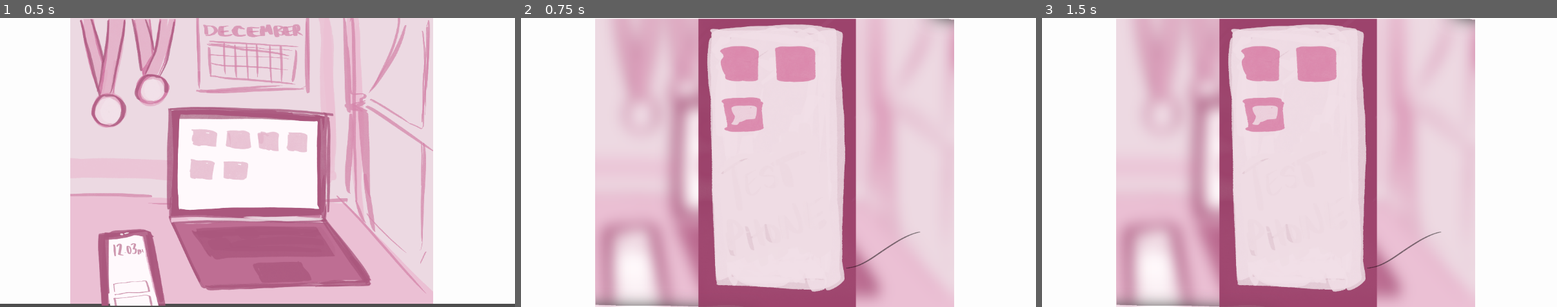
Above: before the commit, frames 1-3 (left to right).
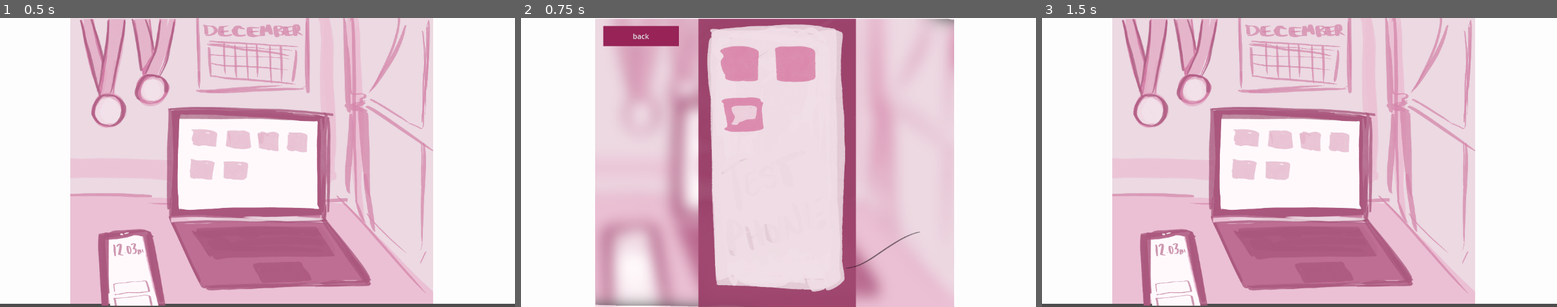
Above: after the commit, the same moments.

Repository: olivyang/vesica
Game: Godot game, scene res://desk/deskscreen.tscn
Two runs of this game, one before a commit and one after it. Both use one fixed random seed, a clock stepped at 60 frames per second and the inputs below. Before the commit the project starts from res://deskscreen.tscn.
Inputs (mouse positions are in pixels of both pictures, inside the frame that each line leads up to):
- Up to frame 1 (0.5 s): no input
- Up to frame 2 (0.75 s): click (793, 165) at 0.5 s
- Up to frame 3 (1.5 s): click (1160, 35) at 1.25 s, where only the run after the commit has a clickable "back"

Frame 1 is identical in both runs. In frame 2, 1.0% of the frame differs, in the area x 15-31%, y 2-10%; in frame 3, 40%, in the area x 0-100%, y 0-100%.

Commit message:
added back buttons and changed file structure

Diff:
--- a/deskscreen.gd
+++ b/desk/deskscreen.gd
@@ -11,13 +11,13 @@
 	pass
 
 func _on_laptop_pressed() -> void:
-	get_tree().change_scene_to_file("res://laptopscreen.tscn")
+	get_tree().change_scene_to_file("res://laptop/laptopscreen.tscn")
 	pass
 
 func _on_medals_pressed() -> void:
-	get_tree().change_scene_to_file("res://ecscreen.tscn")
+	get_tree().change_scene_to_file("res://extracurriculars/ecscreen.tscn")
 	pass
 
 func _on_phone_pressed() -> void:
-	get_tree().change_scene_to_file("res://phonescreen.tscn")
+	get_tree().change_scene_to_file("res://phone/phonescreen.tscn")
 	pass
--- a/deskscreen.tscn
+++ b/desk/deskscreen.tscn
@@ -1,6 +1,6 @@
 [gd_scene load_steps=6 format=3 uid="uid://cbh2av4rlu6cf"]
 
-[ext_resource type="Script" path="res://deskscreen.gd" id="1_f56vh"]
+[ext_resource type="Script" path="res://desk/deskscreen.gd" id="1_f56vh"]
 [ext_resource type="Texture2D" uid="uid://cr3dlpst86nnw" path="res://images/bg_t.png" id="2_tx0at"]
 [ext_resource type="Texture2D" uid="uid://xbpfs0py6r85" path="res://images/laptop_t.png" id="3_b85gf"]
 [ext_resource type="Texture2D" uid="uid://cd6be6onv6pck" path="res://images/medals_t.png" id="4_c7que"]
--- a/ecscreen.tscn
+++ /dev/null
@@ -1,14 +0,0 @@
-[gd_scene load_steps=2 format=3 uid="uid://dvlbqnflhkpy0"]
-
-[ext_resource type="Texture2D" uid="uid://d0opvnqrjf5br" path="res://images/ecbg_t.png" id="1_qo4xh"]
-
-[node name="ecmain" type="Node"]
-
-[node name="TextureRect" type="TextureRect" parent="."]
-anchors_preset = 15
-anchor_right = 1.0
-anchor_bottom = 1.0
-grow_horizontal = 2
-grow_vertical = 2
-texture = ExtResource("1_qo4xh")
-expand_mode = 2
--- /dev/null
+++ b/extracurriculars/ecscreen.gd
@@ -0,0 +1,11 @@
+extends Node
+
+
+# Called when the node enters the scene tree for the first time.
+func _ready() -> void:
+	pass # Replace with function body.
+
+
+# Called every frame. 'delta' is the elapsed time since the previous frame.
+func _process(delta: float) -> void:
+	pass
--- /dev/null
+++ b/extracurriculars/ecscreen.tscn
@@ -0,0 +1,33 @@
+[gd_scene load_steps=5 format=3 uid="uid://dvlbqnflhkpy0"]
+
+[ext_resource type="Texture2D" uid="uid://d0opvnqrjf5br" path="res://images/ecbg_t.png" id="1_qo4xh"]
+
+[sub_resource type="StyleBoxFlat" id="StyleBoxFlat_dkqxq"]
+bg_color = Color(0.862745, 0.552941, 0.686275, 1)
+
+[sub_resource type="StyleBoxFlat" id="StyleBoxFlat_vgj1h"]
+bg_color = Color(0.591048, 0.137772, 0.341337, 1)
+
+[sub_resource type="Theme" id="Theme_q8fwl"]
+Button/colors/font_color = Color(0.875, 0.875, 0.875, 1)
+Button/styles/hover_pressed = SubResource("StyleBoxFlat_dkqxq")
+Button/styles/normal = SubResource("StyleBoxFlat_vgj1h")
+
+[node name="ecmain" type="Node"]
+
+[node name="TextureRect" type="TextureRect" parent="."]
+anchors_preset = 15
+anchor_right = 1.0
+anchor_bottom = 1.0
+grow_horizontal = 2
+grow_vertical = 2
+texture = ExtResource("1_qo4xh")
+expand_mode = 2
+
+[node name="backbutton" type="Button" parent="."]
+offset_left = 184.0
+offset_top = 18.0
+offset_right = 353.0
+offset_bottom = 63.0
+theme = SubResource("Theme_q8fwl")
+text = "back"
--- /dev/null
+++ b/laptop/laptopscreen.gd
@@ -0,0 +1,11 @@
+extends Node
+
+
+# Called when the node enters the scene tree for the first time.
+func _ready() -> void:
+	pass # Replace with function body.
+
+
+# Called every frame. 'delta' is the elapsed time since the previous frame.
+func _process(delta: float) -> void:
+	pass
--- /dev/null
+++ b/laptop/laptopscreen.tscn
@@ -0,0 +1,33 @@
+[gd_scene load_steps=5 format=3 uid="uid://dummrkhdp26dx"]
+
+[ext_resource type="Texture2D" uid="uid://bqjtq2ky1fh04" path="res://images/laptopbg_t.png" id="1_l6tsa"]
+
+[sub_resource type="StyleBoxFlat" id="StyleBoxFlat_egp70"]
+bg_color = Color(0.862745, 0.552941, 0.686275, 1)
+
+[sub_resource type="StyleBoxFlat" id="StyleBoxFlat_hsvlp"]
+bg_color = Color(0.591048, 0.137772, 0.341337, 1)
+
+[sub_resource type="Theme" id="Theme_12nrn"]
+Button/colors/font_color = Color(0.875, 0.875, 0.875, 1)
+Button/styles/hover_pressed = SubResource("StyleBoxFlat_egp70")
+Button/styles/normal = SubResource("StyleBoxFlat_hsvlp")
+
+[node name="laptopmain" type="Node"]
+
+[node name="TextureRect" type="TextureRect" parent="."]
+anchors_preset = 15
+anchor_right = 1.0
+anchor_bottom = 1.0
+grow_horizontal = 2
+grow_vertical = 2
+texture = ExtResource("1_l6tsa")
+expand_mode = 2
+
+[node name="backbutton" type="Button" parent="."]
+offset_left = 184.0
+offset_top = 18.0
+offset_right = 353.0
+offset_bottom = 63.0
+theme = SubResource("Theme_12nrn")
+text = "back"
--- a/laptopscreen.tscn
+++ /dev/null
@@ -1,14 +0,0 @@
-[gd_scene load_steps=2 format=3 uid="uid://dummrkhdp26dx"]
-
-[ext_resource type="Texture2D" uid="uid://bqjtq2ky1fh04" path="res://images/laptopbg_t.png" id="1_l6tsa"]
-
-[node name="laptopmain" type="Node"]
-
-[node name="TextureRect" type="TextureRect" parent="."]
-anchors_preset = 15
-anchor_right = 1.0
-anchor_bottom = 1.0
-grow_horizontal = 2
-grow_vertical = 2
-texture = ExtResource("1_l6tsa")
-expand_mode = 2
--- /dev/null
+++ b/phone/phonescreen.gd
@@ -0,0 +1,16 @@
+extends Node
+
+
+# Called when the node enters the scene tree for the first time.
+func _ready() -> void:
+	pass # Replace with function body.
+
+
+# Called every frame. 'delta' is the elapsed time since the previous frame.
+func _process(delta: float) -> void:
+	pass
+
+
+func _on_backbutton_pressed() -> void:
+	get_tree().change_scene_to_file("res://desk/deskscreen.tscn") # Replace with function body.
+	pass
--- /dev/null
+++ b/phone/phonescreen.tscn
@@ -0,0 +1,37 @@
+[gd_scene load_steps=6 format=3 uid="uid://bneelyhl58hy3"]
+
+[ext_resource type="Script" path="res://phone/phonescreen.gd" id="1_2kin4"]
+[ext_resource type="Texture2D" uid="uid://03s2p8iki6o6" path="res://images/phonebg_t.png" id="1_g0g6g"]
+
+[sub_resource type="StyleBoxFlat" id="StyleBoxFlat_rowoq"]
+bg_color = Color(0.862745, 0.552941, 0.686275, 1)
+
+[sub_resource type="StyleBoxFlat" id="StyleBoxFlat_bp1mg"]
+bg_color = Color(0.591048, 0.137772, 0.341337, 1)
+
+[sub_resource type="Theme" id="Theme_bqkbp"]
+Button/colors/font_color = Color(0.875, 0.875, 0.875, 1)
+Button/styles/hover_pressed = SubResource("StyleBoxFlat_rowoq")
+Button/styles/normal = SubResource("StyleBoxFlat_bp1mg")
+
+[node name="phonemain" type="Node"]
+script = ExtResource("1_2kin4")
+
+[node name="background" type="TextureRect" parent="."]
+anchors_preset = 15
+anchor_right = 1.0
+anchor_bottom = 1.0
+grow_horizontal = 2
+grow_vertical = 2
+texture = ExtResource("1_g0g6g")
+expand_mode = 2
+
+[node name="backbutton" type="Button" parent="."]
+offset_left = 184.0
+offset_top = 18.0
+offset_right = 353.0
+offset_bottom = 63.0
+theme = SubResource("Theme_bqkbp")
+text = "back"
+
+[connection signal="pressed" from="backbutton" to="." method="_on_backbutton_pressed"]
--- a/phonescreen.tscn
+++ /dev/null
@@ -1,14 +0,0 @@
-[gd_scene load_steps=2 format=3 uid="uid://bneelyhl58hy3"]
-
-[ext_resource type="Texture2D" uid="uid://03s2p8iki6o6" path="res://images/phonebg_t.png" id="1_g0g6g"]
-
-[node name="phonemain" type="Node"]
-
-[node name="TextureRect" type="TextureRect" parent="."]
-anchors_preset = 15
-anchor_right = 1.0
-anchor_bottom = 1.0
-grow_horizontal = 2
-grow_vertical = 2
-texture = ExtResource("1_g0g6g")
-expand_mode = 2
--- a/project.godot
+++ b/project.godot
@@ -11,7 +11,7 @@
 [application]
 
 config/name="vesica"
-run/main_scene="res://deskscreen.tscn"
+run/main_scene="res://desk/deskscreen.tscn"
 config/features=PackedStringArray("4.3", "GL Compatibility")
 config/icon="res://icon.svg"
 
